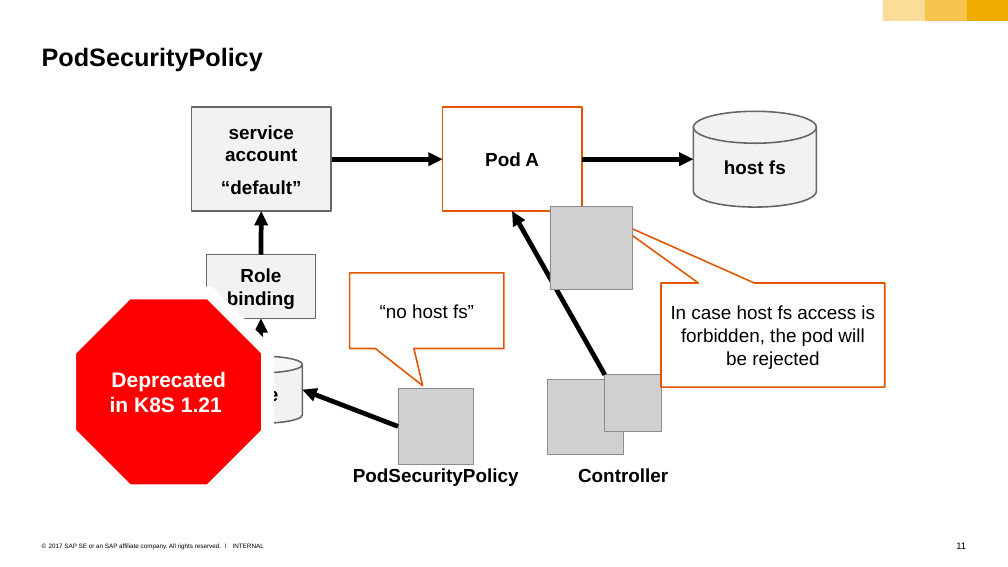
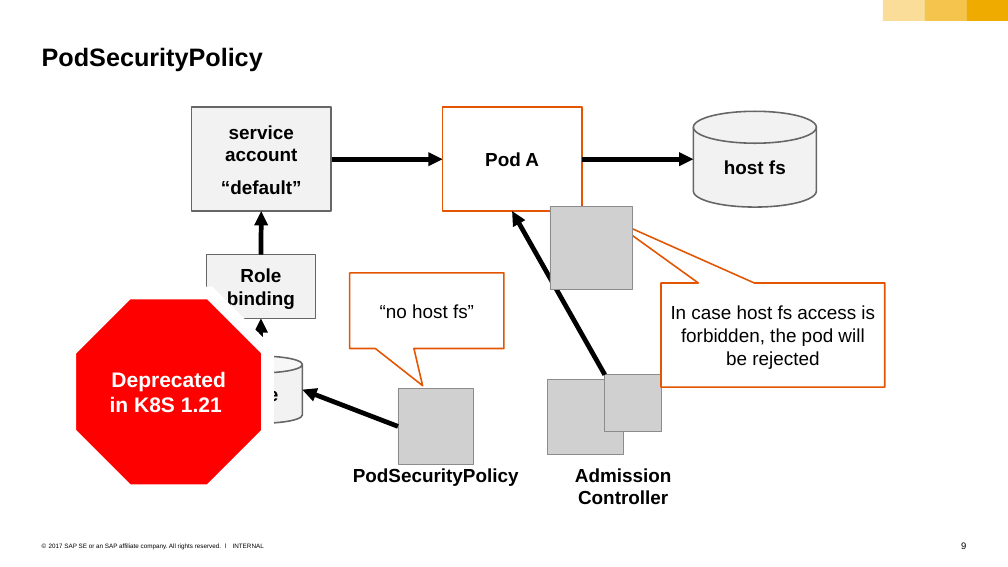
Before and after one commit to sriramrokkam/k8s-training, a slide deck: slide 9 of kubernetes/11_2_security.pptx (slide 11 before the commit). Drawn at 1008x567 pixels with LibreOffice and Linux fonts; fonts in the diff are those of the drawing; grey boxes stand for pictures. Boxes give left, top, right and bottom in pixels: in the first picture for what was removed or moved away, otherwise in the second. Text is boxed around its words. In the diff, an @@ line names an element or a change of style, - is before the commit and + after.

Commit message:
update pod security standard

```diff
--- a/kubernetes/11_2_security.pptx
+++ b/kubernetes/11_2_security.pptx
@@ text at bbox=[575, 468, 671, 505]: text changed @@
-Controller
+Admission Controller
@@ page number at bbox=[961, 542, 966, 549]: text changed @@
-11
+9
```
Also in this commit, not shown: 2 other slides changed, 2 slides added, 5 slides removed.
